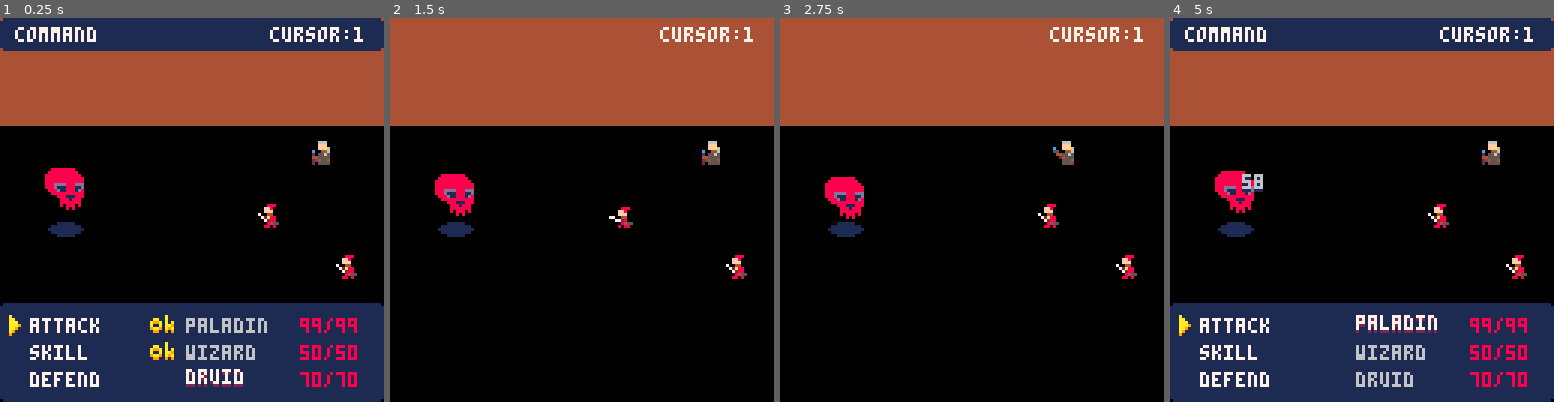
Above: before the commit, frames 1-4 (left to right).
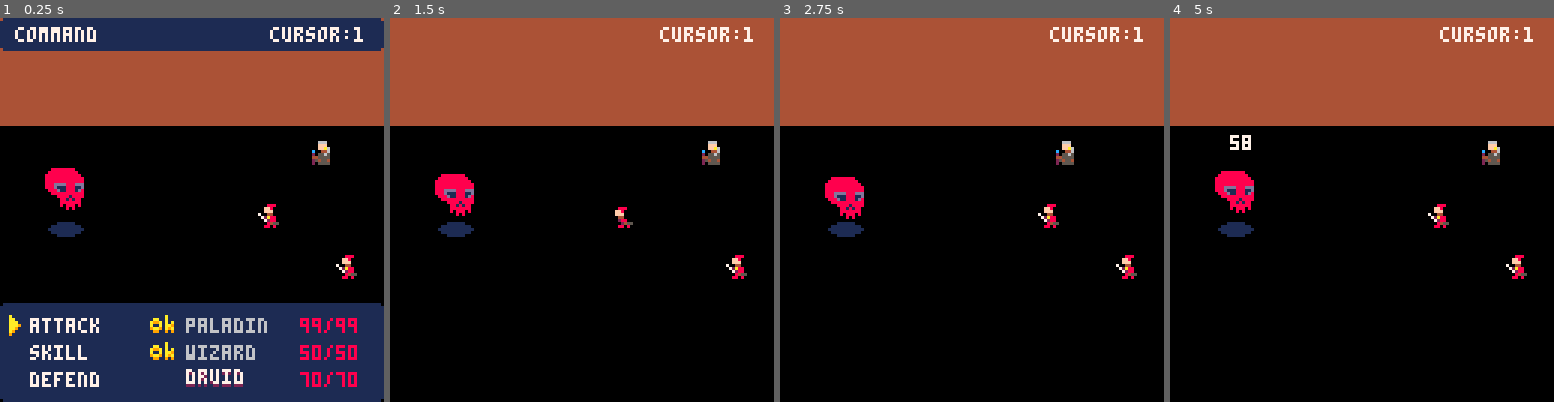
Above: after the commit, the same moments.

Repository: DevonOrxi/pico-rpg
Game: PICO-8 cartridge rpg.p8
Two runs of this game, one before a commit and one after it. Both use one fixed random seed, a clock stepped at 60 frames per second and the inputs below.
Inputs:
- Up to frame 1 (0.25 s): no input
- Up to frame 2 (1.5 s): tap O (Z key) at 0.33, 0.7, 1.43 s; tap X (X key) at 1.07 s
- Up to frame 3 (2.75 s): tap X (X key) at 2.07, 2.4, 2.73 s; tap O (Z key) at 2.22 s; hold Down from 2.42 s (still down)
- Up to frame 4 (5 s): release Down at 2.82 s; tap X (X key) every 0.33 s from 3.07 to 4.73 s; tap O (Z key) at 3.1, 3.98, 4.87 s; hold Up 3.58-4.08 s; hold Down from 4.58 s (still down)

The runs differ from the first frame. In frame 1, less than 0.1% of the frame differs, in the area x 17-20%, y 46-48%; in frame 2, 0.1%; in frame 3, 0.1%; in frame 4, 34%, in the area x 0-100%, y 0-100%.

Commit message:
Music

Diff:
--- a/rpg.p8
+++ b/rpg.p8
@@ -70,8 +70,6 @@
 	staff_atk = { 194, 195, 196, 197 }
 }
 
-battle_fx = {}
-
 --actor-groups
 players = {}
 enemies = {}
@@ -89,8 +87,7 @@
 			idle = { 1 },
 			prep_atk = { 2 },
 			attack = { 2, 3, 5 }
-		},
-		attack_fx = fx.sword_atk
+		}
 	},
 
 	wizard = {
@@ -107,8 +104,7 @@
 			idle = { 17 },
 			prep_atk = { 19 },
 			attack = { 18 }
-		},
-		attack_fx = fx.staff_atk
+		}
 	},
 
 	druid = {
@@ -200,24 +196,23 @@
 function task_attack(attacker, target)
 	return new_task {
 		on_start = function(self)
-			await(0.15)
-
-			local ox, oy = attacker.x, attacker.y
-			lerp_char_pos(attacker, ox - 12, oy, 0.12)
-			await(0.15)
-
-			start_actor_anim(attacker, "attack", false)
-
-			await(0.15)
-			add_fx(attacker.attack_fx, target)
-			await(0.25)
-
-			add_damage_counter(target, "58")
-
-			await(0.15)
-			start_actor_anim(attacker, "idle")
-			lerp_char_pos(attacker, ox, oy, 0.12)
-			await(0.30)
+		await(0.15)
+
+		local ox, oy = attacker.x, attacker.y
+		lerp_char_pos(attacker, ox - 12, oy, 0.12)
+		await(0.25)
+
+		start_actor_anim(attacker, "attack", false)
+
+		--add_fx()
+		await(0.40)
+
+		add_damage_counter(target)
+
+		await(0.15)
+		start_actor_anim(attacker, "idle")
+		lerp_char_pos(attacker, ox, oy, 0.12)
+		await(0.30)
 		end
 	}
 end
@@ -592,7 +587,7 @@
 	if nav_table_pointer == "command" then
 		return #char.skillset
 	elseif nav_table_pointer == "skill_sel" then
-		-- TODO: tamanyo real del menu de skills del comando elegido
+		-- TODO: tamanyo real del meni de skills del comando elegido
 		return 1
 	elseif nav_table_pointer == "target" then
 		return get_target_count()
@@ -602,23 +597,7 @@
 end
 
 -- ===== execution =====
-function add_fx(f, target)
-	local anchor = get_char_fx_pos(target)
-	if anchor then
-		local final_x = anchor.x + target.x - 4
-		local final_y = anchor.y + target.y - 4
-
-		add(
-			battle_fx, {
-				x = final_x,
-				y = final_y,
-				frames = f
-			}
-		)
-	end
-end
-
-function add_damage_counter(target, dmg_txt)
+function add_damage_counter(target)
 	local anchor = get_char_fx_pos(target)
 	if anchor then
 		local final_x = anchor.x + target.x - (2 * 3 + 1) / 2
@@ -626,7 +605,7 @@
 
 		add(
 			dmg_counters, {
-				text = dmg_txt or "99",
+				text = "58",
 				x = final_x,
 				y = final_y,
 				color_fg = 7,
@@ -655,7 +634,7 @@
     local order = nav_order_stack[i]
     local p = players[i]
 
-    -- si por algún motivo falta orden, salteamos
+    -- si por algれむn motivo falta orden, salteamos
     if order and p then
       local cmd_ix = order_get_cmd_ix(order)
       local cmd = p.skillset[cmd_ix]
Not shown, changed: 198 lines of the sprite sheet (__gfx__) section of rpg.p8
Not shown, changed: the thumbnail (__label__) section of rpg.p8
Not shown, changed: the sound effects (__sfx__) section of rpg.p8
